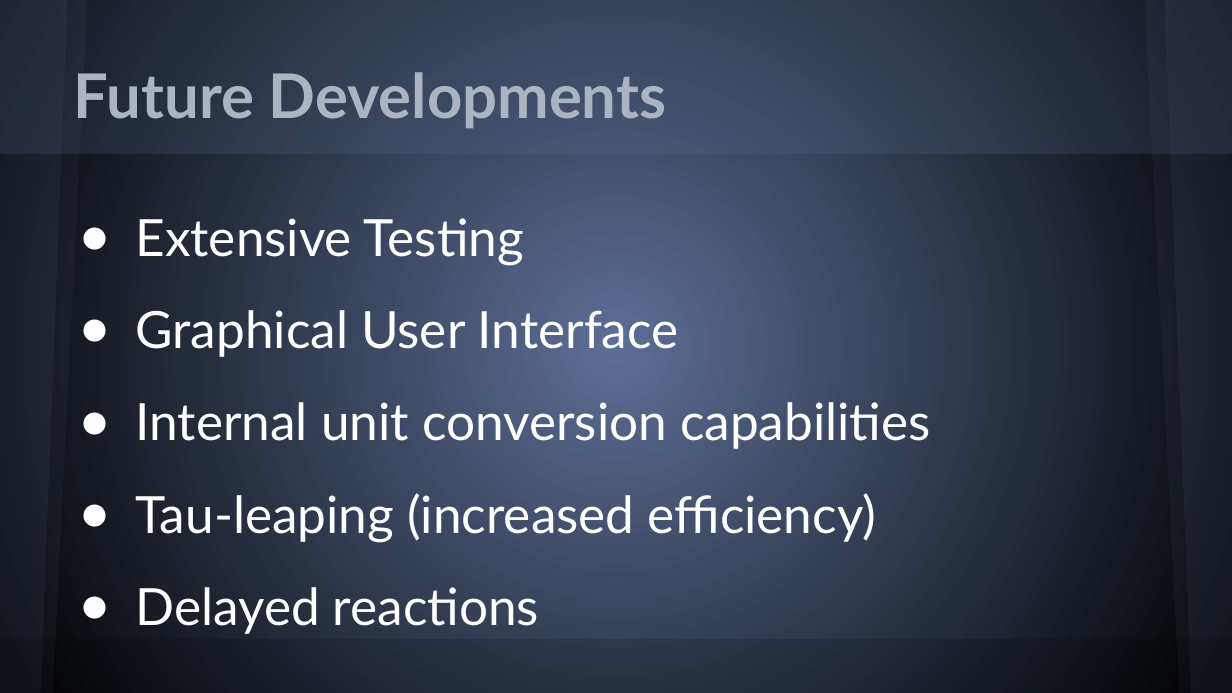
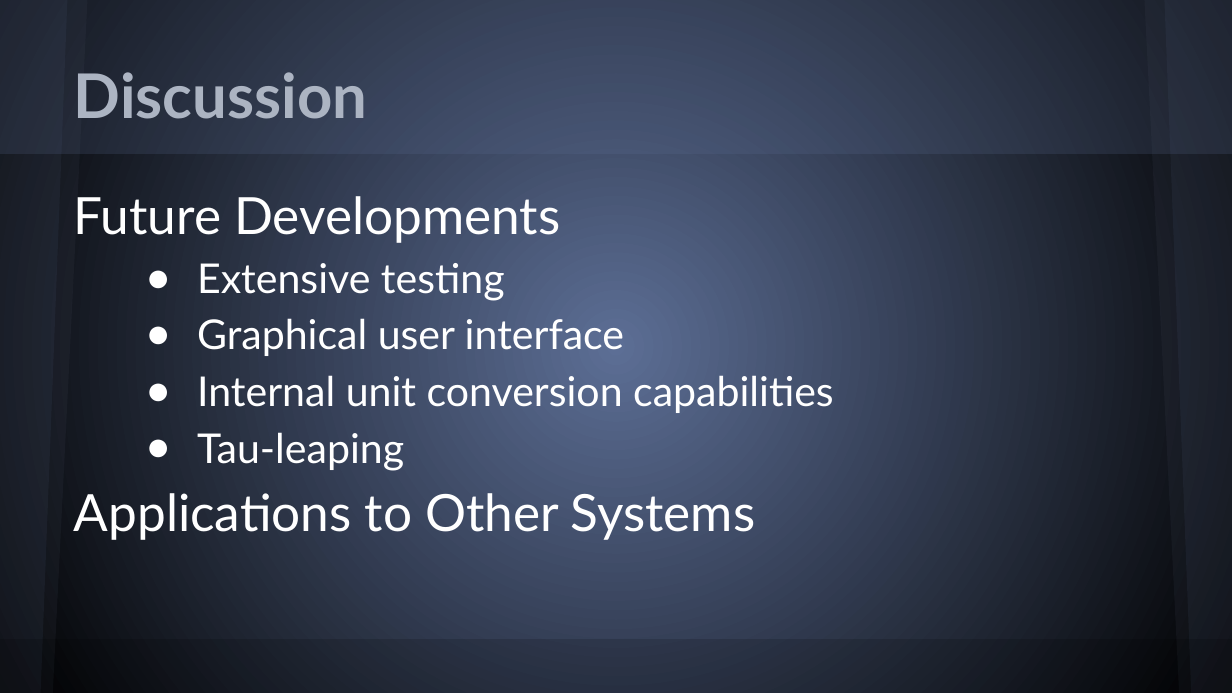
Before and after one commit to PGSSCompBio14/Stochastic-Simulator-Project, a slide deck: slide 20 of powerpoint/BOSSppt.pptx (slide 12 before the commit). Drawn at 1232x693 pixels with LibreOffice and Linux fonts; fonts in the diff are those of the drawing. Boxes give left, top, right and bottom in pixels: in the first picture for what was removed or moved away, otherwise in the second. Text is boxed around its words. In the diff, an @@ line names an element or a change of style, - is before the commit and + after.

```diff
--- a/powerpoint/BOSSppt.pptx
+++ b/powerpoint/BOSSppt.pptx
@@ title at (74, 72, 367, 119): text changed @@
-Future Developments
+Discussion
@@ text at (74, 190, 624, 356): text changed; size 30 to 24 pt @@
-● Extensive Testing
-● Graphical User Interface
+Future Developments
+● Extensive testing
+● Graphical user interface
@@ text at (197, 375, 834, 413): size 30 to 24 pt in "Internal unit conversion capabilities"; indent changed; line spacing 1.5 to 1.15 @@
@@ text at (74, 432, 755, 540): text changed @@
-● Tau-leaping (increased efficiency)
-● Delayed reactions
+● Tau-leaping
+Applications to Other Systems
```
Also in this commit, not shown: 6 other slides changed, 16 slides added, 7 slides removed.
